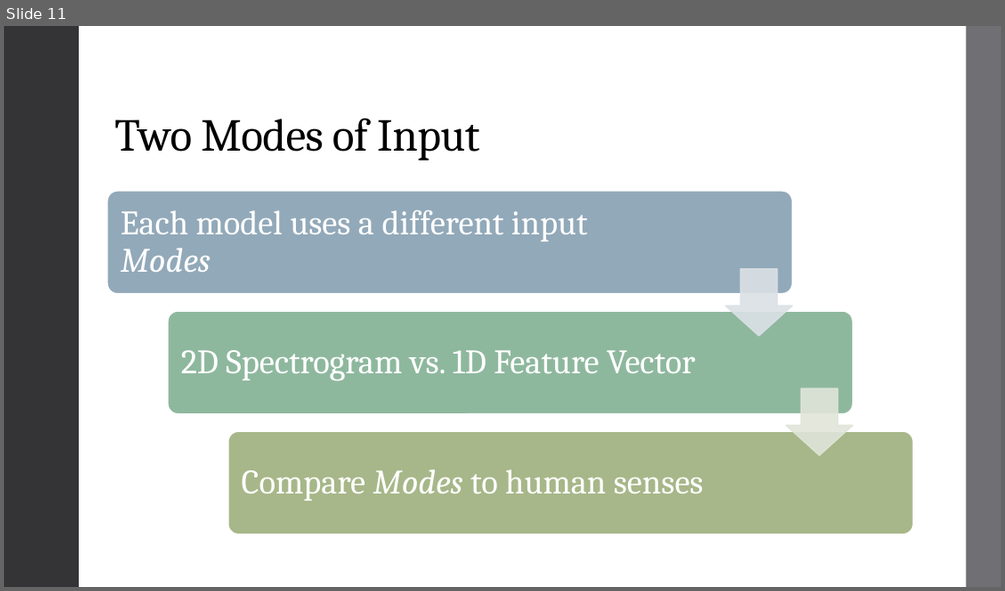
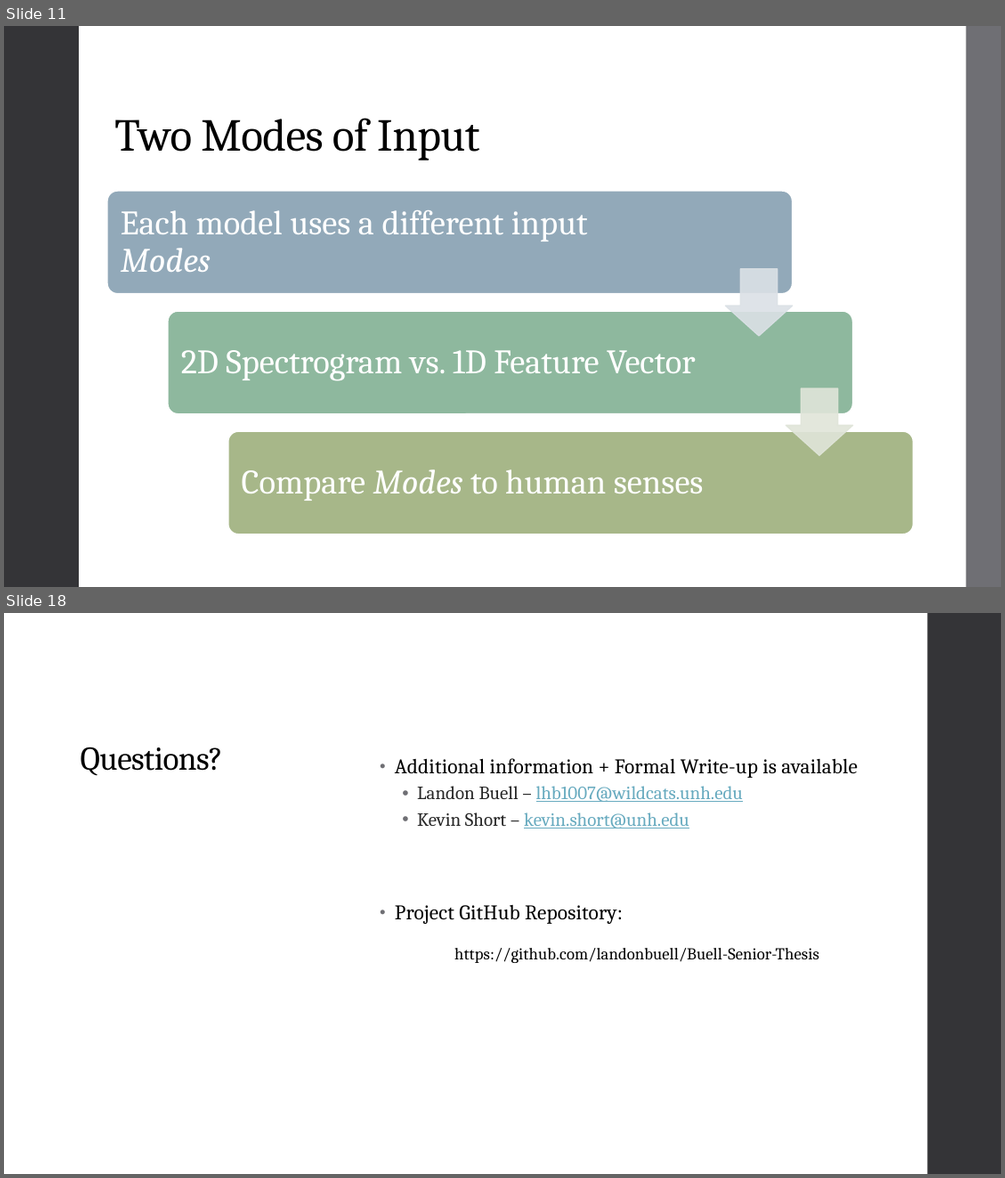
Before and after one commit to landonbuell/Buell-Senior-Thesis, a slide deck: JMMPaper/Musical Instrument Classification Using a Hybrid Neural Network BuellShort.pptx. Shown one above the other, each under a label of ours: slide 11 before the commit, slides 11 and 18 after it; the slides between them are not shown. The pictures are 1005x591 and 1005x1178 pixels, drawn with LibreOffice and Linux fonts; fonts in the diff are those of the drawing. Boxes give left, top, right and bottom in pixels: in the first picture for what was removed or moved away, otherwise in the second. Text is boxed around its words. In the diff, an @@ line names an element or a change of style, - is before the commit and + after.

```diff
--- a/JMMPaper/Musical Instrument Classification Using a Hybrid Neural Network BuellShort.pptx
+++ b/JMMPaper/Musical Instrument Classification Using a Hybrid Neural Network BuellShort.pptx
@@ slide 18 added at (4, 613, 1001, 1174), background #FFFFFF; not listed: 1 template element that a slide beside it also shows @@
@@ title added at (81, 747, 223, 776), 32 pt, text #000000 @@
+Questions?
@@ text added at (395, 758, 858, 963), 20 pt, text #000000 @@
+• Additional information + Formal Write-up is available
+  • Landon Buell – lhb1007@wildcats.unh.edu
+  • Kevin Short – kevin.short@unh.edu
+• Project GitHub Repository:
+https://github.com/landonbuell/Buell-Senior-Thesis
```
Also in this commit, not shown: 11 slides changed, 3 other slides added, 1 slide removed, 6 other files.
